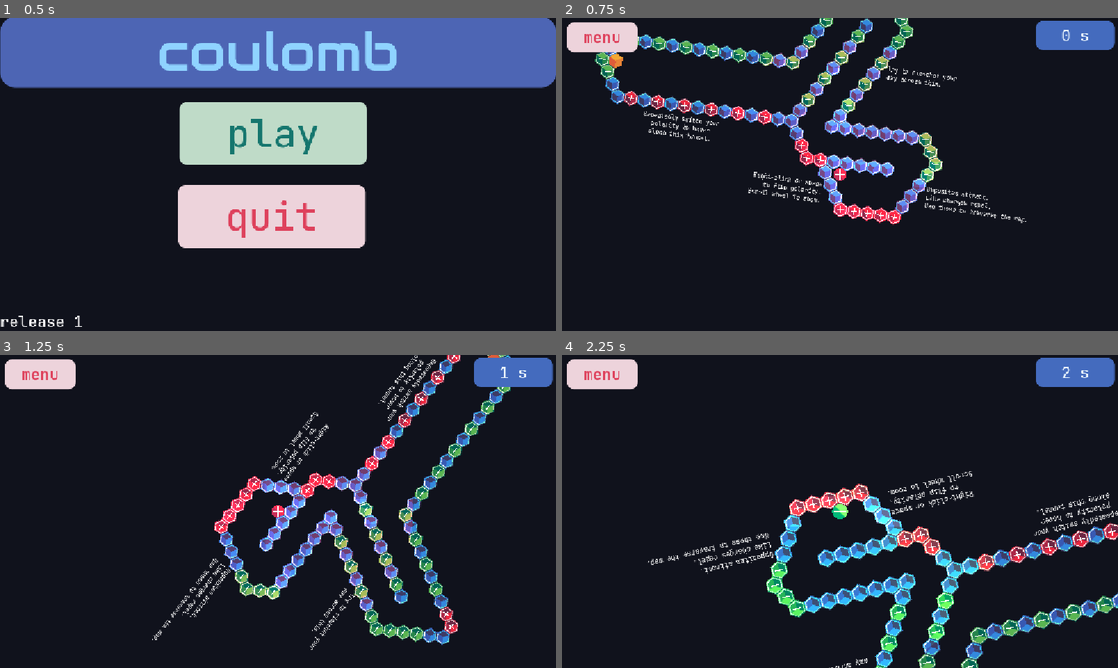
Above: before the commit, frames 1-4 (two rows, left to right).
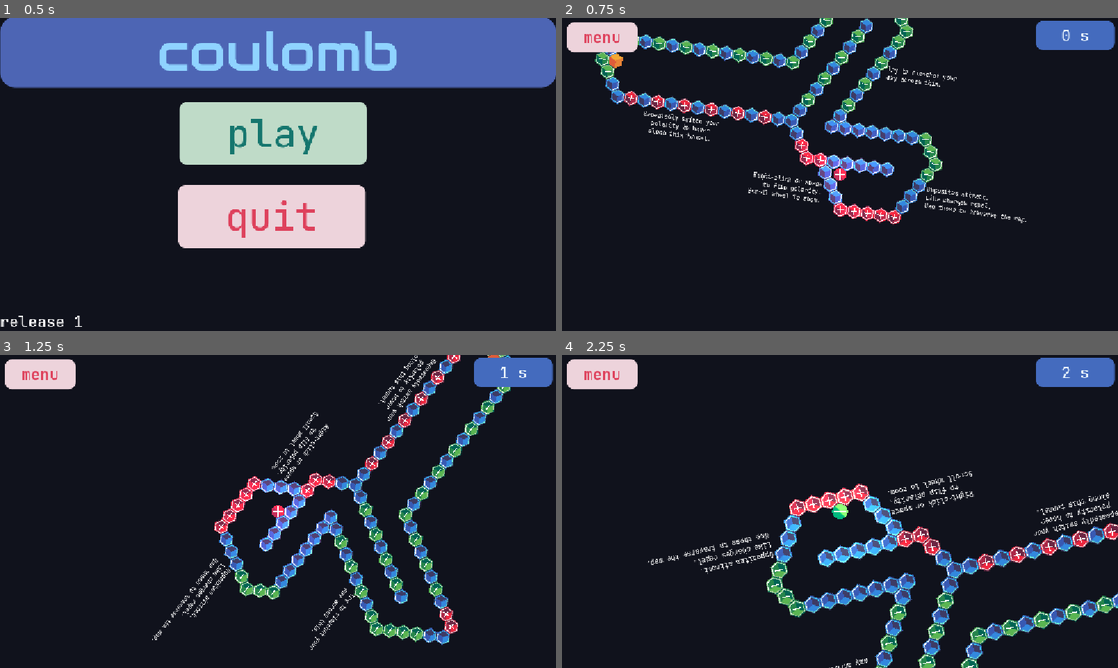
Above: after the commit, the same moments.

Repository: alstocras/electromagnetic-maze
Game: Godot game, scene res://src/scenes/main.tscn
The game is run twice, just before and just after one commit, with the same random seed, the same clock (stepped at 60 frames per second) and the same inputs.
Inputs (mouse positions are in pixels of both pictures, inside the frame that each line leads up to):
- Up to frame 1 (0.5 s): no input
- Up to frame 2 (0.75 s): click "play" at 0.5 s
- Up to frame 3 (1.25 s): no input
- Up to frame 4 (2.25 s): move the mouse to (962, 495) at 1.27 s; right-click (962, 495) at 1.35 s; move the mouse to (728, 527) at 2.02 s; tap Mouse wheel up (zoomIn) at 2.1 s

Frame 1 is identical in both runs. In frame 2, 3.1% of the frame differs, in the area x 28-69%, y 7-67%; in frame 3, 2.7%; in frame 4, 3.6%, in the area x 36-79%, y 41-100%.

Commit message:
fixed the bug where the pointlight was taking the player sprite as its texture

Diff:
--- a/assets/sprites/lighting/player-point-light.svg
+++ b/assets/sprites/lighting/player-point-light.svg
@@ -40,11 +40,11 @@
        inkscape:collect="always">
       <stop
          style="stop-color:#ffffff;stop-opacity:1;"
-         offset="0.09005144"
+         offset="0"
          id="stop1" />
       <stop
          style="stop-color:#ffffff;stop-opacity:0;"
-         offset="0.962623"
+         offset="0.5171268"
          id="stop2" />
     </linearGradient>
     <radialGradient
--- a/src/scripts/player.gd
+++ b/src/scripts/player.gd
@@ -11,7 +11,6 @@
 		charge *= -1;
 		$Switch.play();
 	$Sprite2D.texture = load("res://assets/sprites/objects/player/" + str(charge) + "player.svg");
-	$PointLight2D.texture = load("res://assets/sprites/objects/player/" + str(charge) + "player.svg");
 
 	if Input.is_action_just_pressed("zoomIn"):
 		var zoomAmount: float = 1.2
@@ -23,9 +22,9 @@
 		$Camera2D.zoom = clamp($Camera2D.zoom, Vector2(0.01, 0.01), Vector2(2.0, 2.0));
 
 	if charge == 1:
-		$PointLight2D.color = "eb4361"
+		$PointLight2D.color = "#eb4361"
 	elif charge == -1:
-		$PointLight2D.color = "a8e386"
+		$PointLight2D.color = "#a8e386"
 
 
 func _physics_process(delta: float) -> void:
